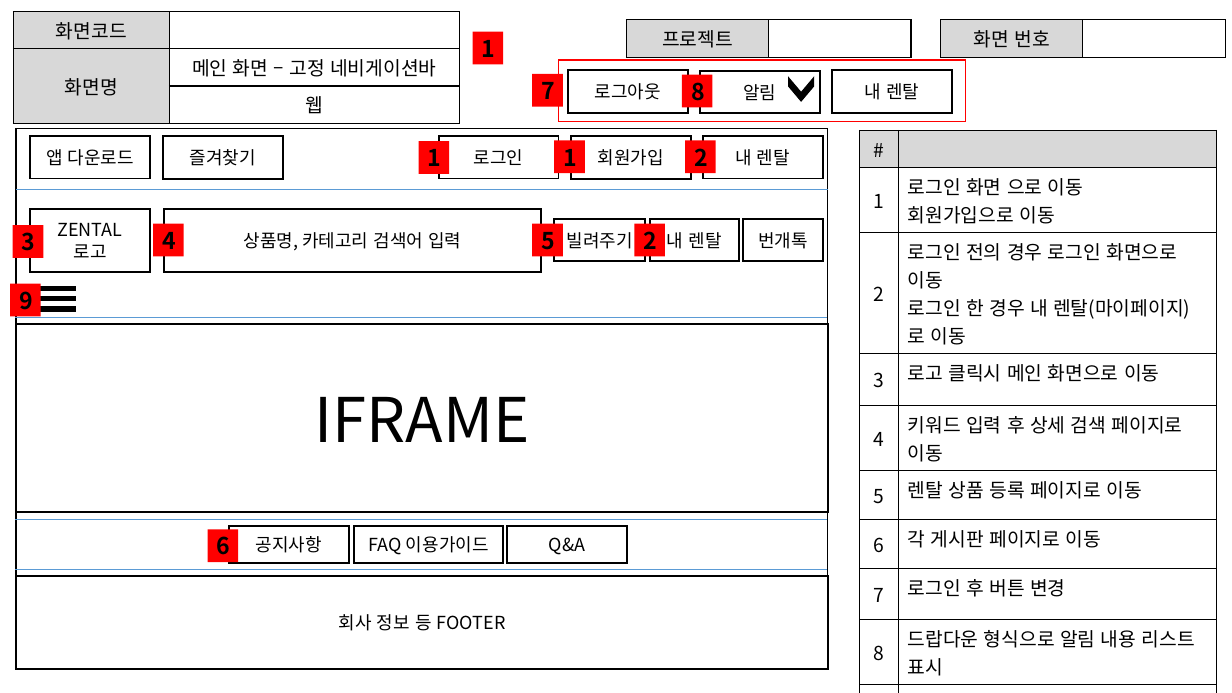
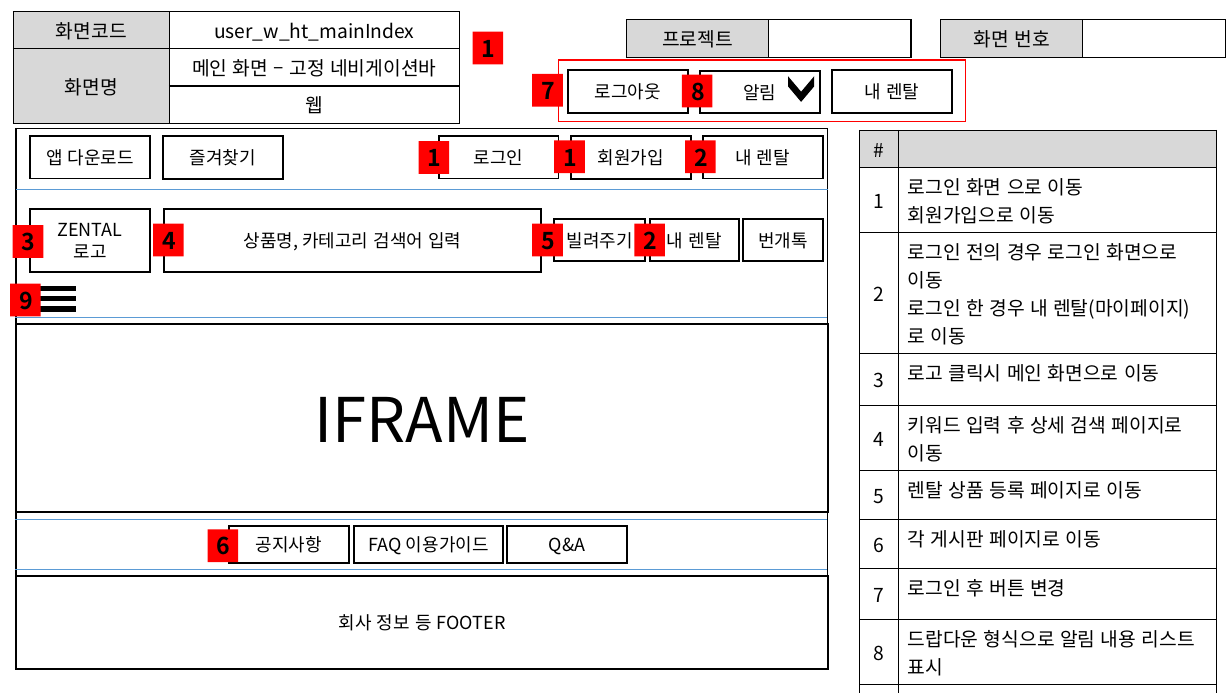
Before and after one commit to ezenteam2/RentalEquip, a slide deck: slide 2 of 0 발표용 파워포인트/project04 - 파워포인트 종합 - 현태.pptx. Drawn at 1232x693 pixels with LibreOffice and Linux fonts; fonts in the diff are those of the drawing. Boxes give left, top, right and bottom in pixels: in the first picture for what was removed or moved away, otherwise in the second. Text is boxed around its words. In the diff, an @@ line names an element or a change of style, - is before the commit and + after.

```diff
--- a/0 발표용 파워포인트/project04 - 파워포인트 종합 - 현태.pptx
+++ b/0 발표용 파워포인트/project04 - 파워포인트 종합 - 현태.pptx
@@ table at (13, 12, 459, 118) @@
-row 1, column 2: 
+row 1, column 2: user_w_ht_mainIndex
```
Also in this commit, not shown: 13 other slides changed, 1 other file.
